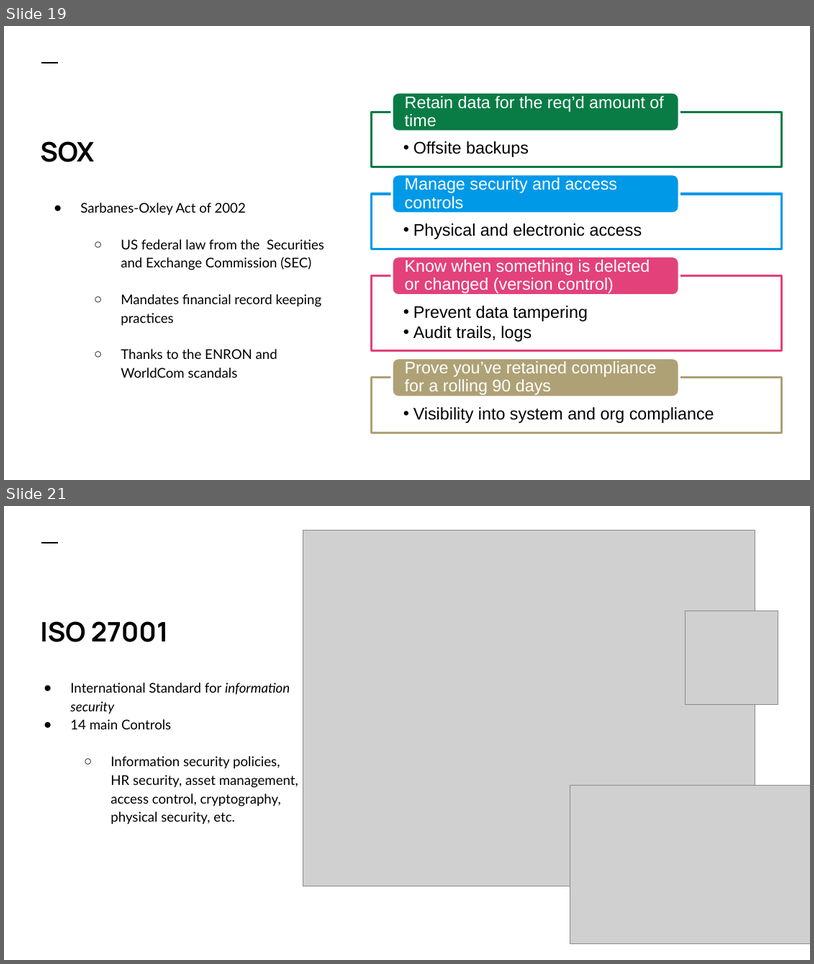
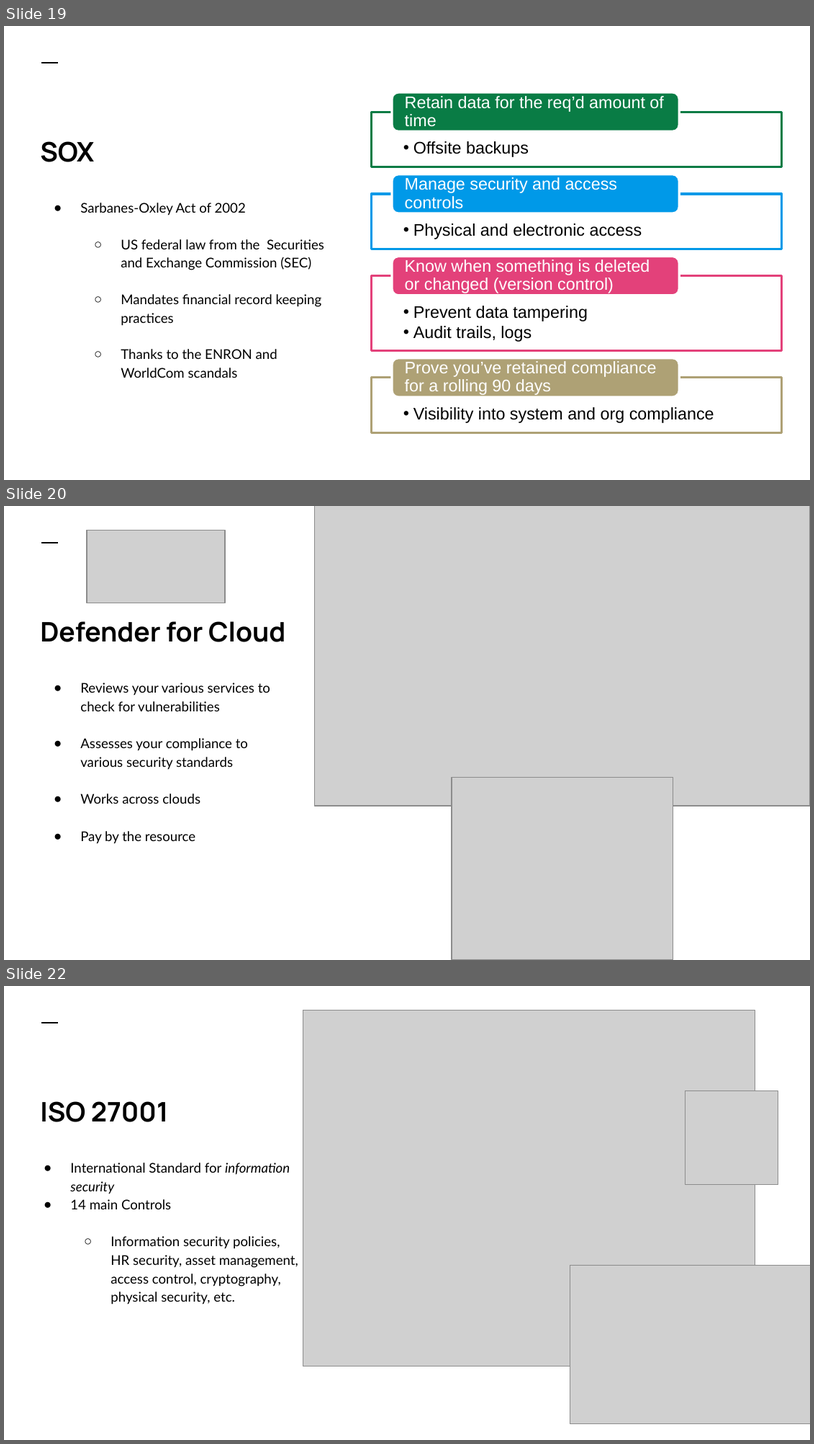
Before and after one commit to colbyford/DSBA6190-CloudComputing, a slide deck: 6 - Deployment and Security/Deployment.pptx. Shown one above the other, each under a label of ours: slides 19 and 21 before the commit, slides 19, 20 and 22 after it; the slides between them are not shown. The pictures are 814x964 and 814x1444 pixels, drawn with LibreOffice and Linux fonts; fonts in the diff are those of the drawing; grey boxes stand for pictures. Boxes give left, top, right and bottom in pixels: in the first picture for what was removed or moved away, otherwise in the second. Text is boxed around its words. In the diff, an @@ line names an element or a change of style, - is before the commit and + after.

```diff
--- a/6 - Deployment and Security/Deployment.pptx
+++ b/6 - Deployment and Security/Deployment.pptx
@@ slide 20 added at (4, 506, 810, 960), background #FFFFFF; not listed: 1 template element that a slide beside it also shows @@
@@ picture added at (314, 506, 810, 806) @@
@@ picture added at (87, 530, 225, 602) @@
@@ title added at (40, 621, 286, 642), 24 pt, text #000000, bold @@
+Defender for Cloud
@@ text added at (80, 682, 270, 844), 12 pt, text #000000 @@
+● Reviews your various services to check for vulnerabilities
+● Assesses your compliance to various security standards
+● Works across clouds
+● Pay by the resource
@@ picture added at (452, 777, 674, 959) @@
@@ what was slide 21 is now slide 22 @@
```
Also in this commit, not shown: 1 slide changed, 2 other slides added.
